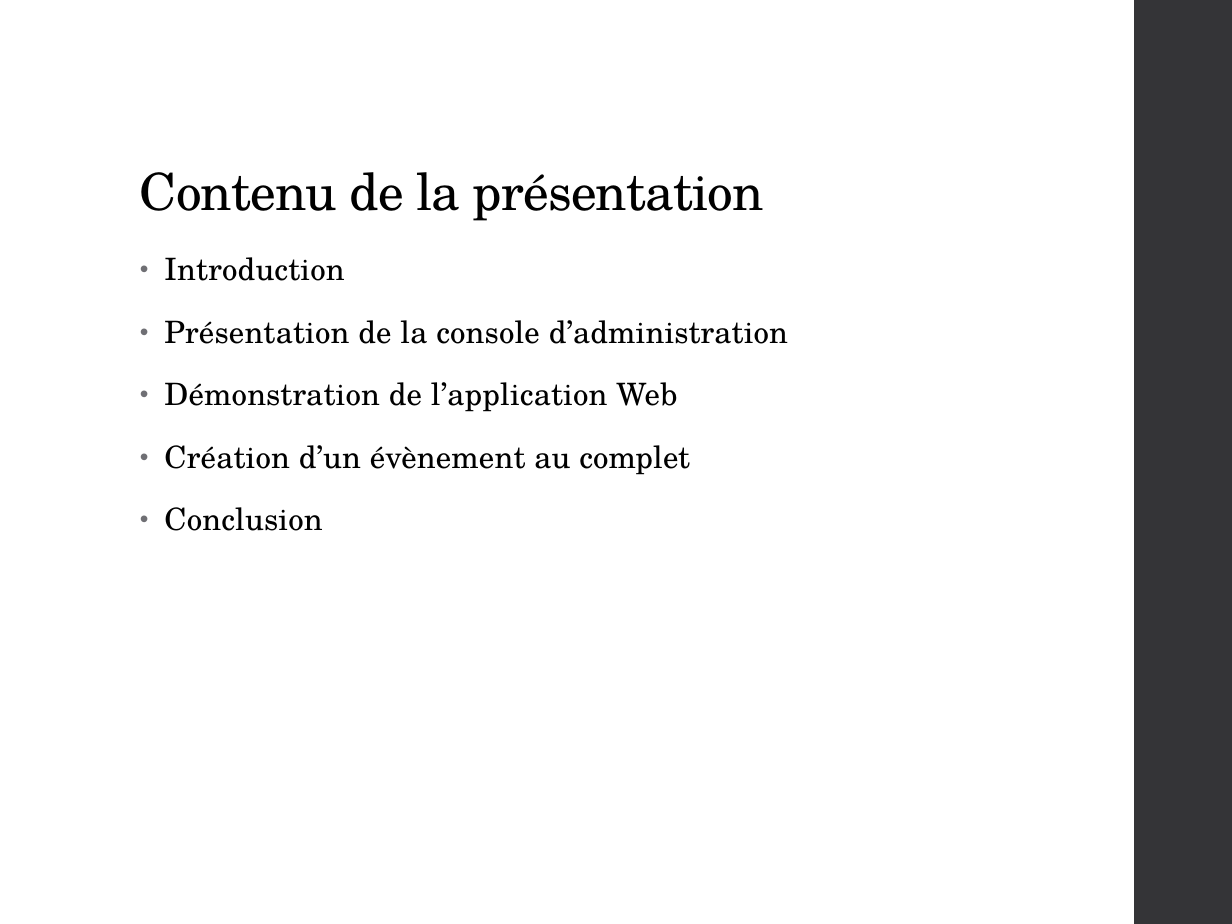
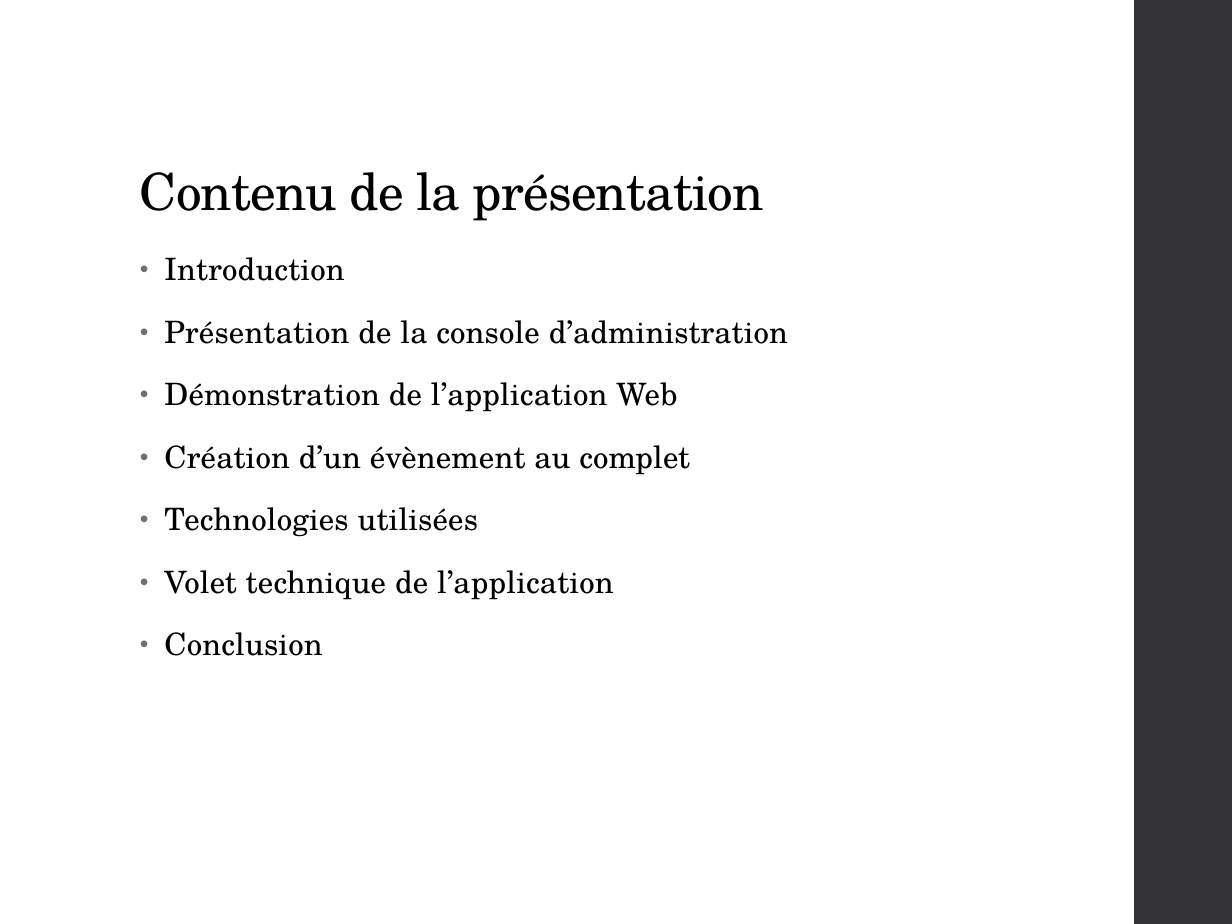
Before and after one commit to qwertyuu/Projet_fin_etudes_2016-2017, a slide deck: slide 2 of Gestion de projet/Présentations/PowerPoint.pptx. Drawn at 1232x924 pixels with LibreOffice and Linux fonts; fonts in the diff are those of the drawing. Boxes give left, top, right and bottom in pixels: in the first picture for what was removed or moved away, otherwise in the second. Text is boxed around its words. In the diff, an @@ line names an element or a change of style, - is before the commit and + after.

```diff
--- a/Gestion de projet/Présentations/PowerPoint.pptx
+++ b/Gestion de projet/Présentations/PowerPoint.pptx
@@ text at bbox=[164, 507, 614, 600]: paragraphs added @@
+• Technologies utilisées
+• Volet technique de l’application
```
Also in this commit, not shown: 2 slides added, 25 other files.
